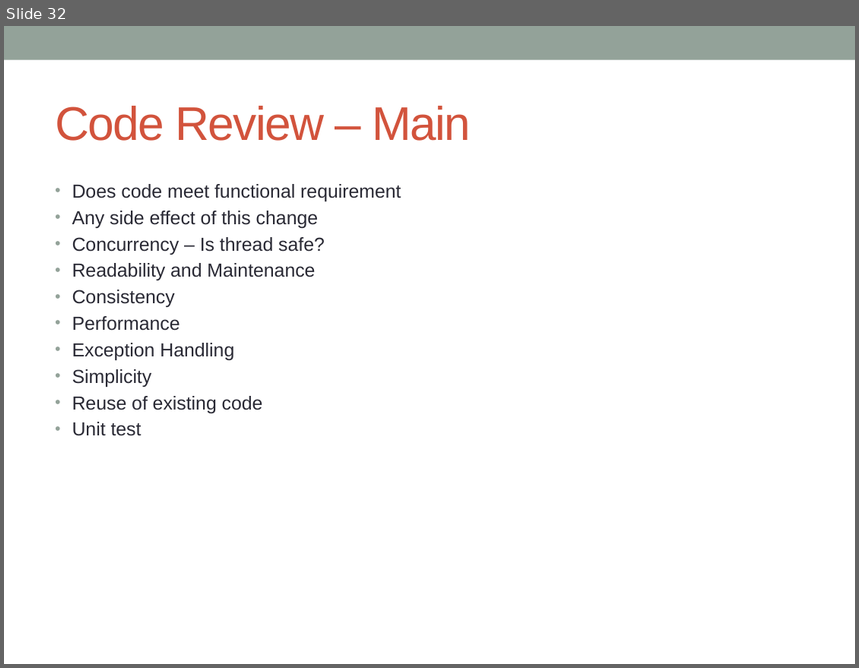
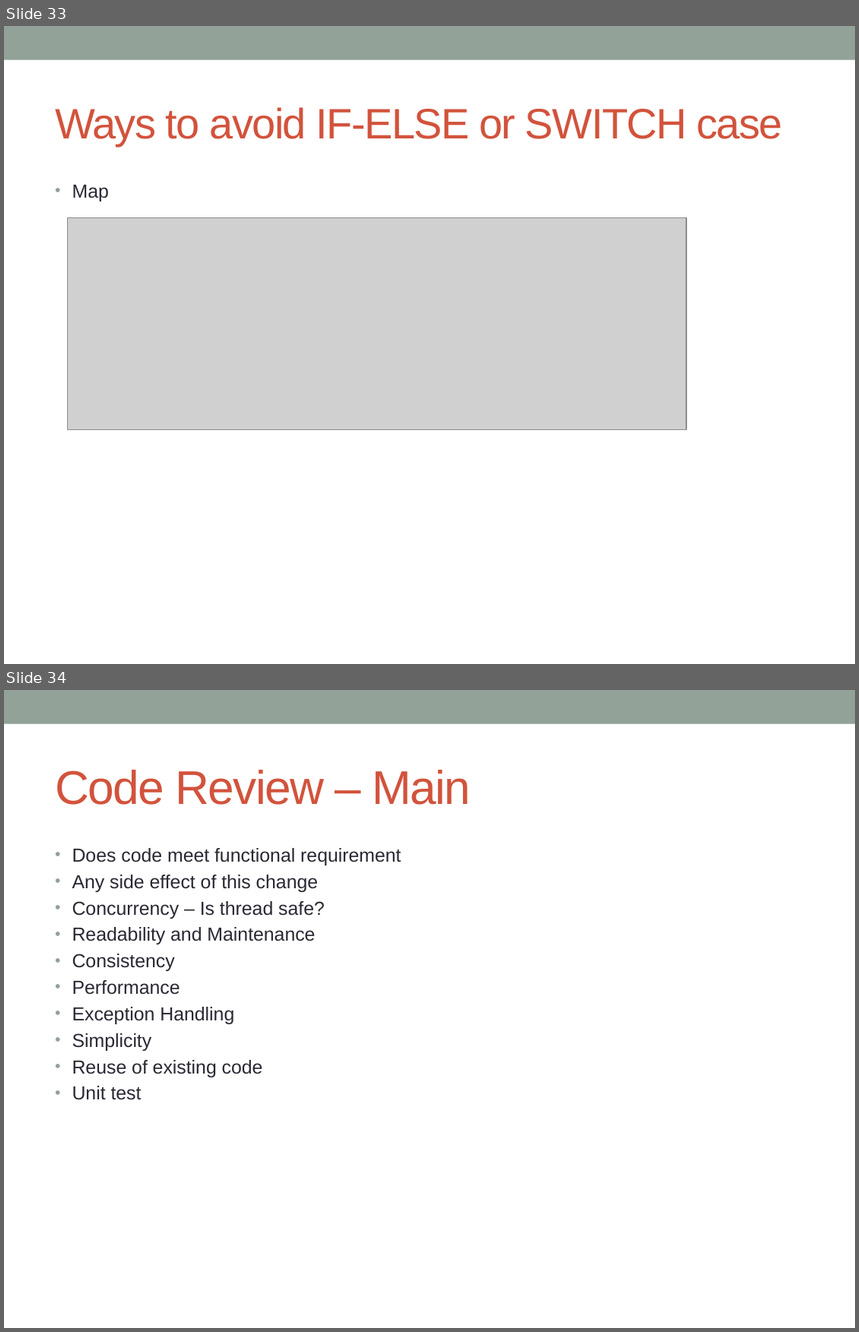
Before and after one commit to notionquest/ProjectDocumentation, a slide deck: CoreJava.pptx. Shown one above the other, each under a label of ours: slide 32 before the commit, slides 33 and 34 after it. The pictures are 859x668 and 859x1332 pixels, drawn with LibreOffice and Linux fonts; fonts in the diff are those of the drawing; grey boxes stand for pictures. Boxes give left, top, right and bottom in pixels: in the first picture for what was removed or moved away, otherwise in the second. Text is boxed around its words. In the diff, an @@ line names an element or a change of style, - is before the commit and + after.

Commit message:
Ways to avoid if/else or switch case

```diff
--- a/CoreJava.pptx
+++ b/CoreJava.pptx
@@ slide 33 added at (x1=4, y1=26, x2=855, y2=664), background #FFFFFF; not listed: 1 template element that a slide beside it also shows @@
@@ title added at (x1=55, y1=107, x2=783, y2=146), 36 pt, text #D2533C @@
+Ways to avoid IF-ELSE or SWITCH case
@@ text added at (x1=72, y1=185, x2=109, y2=202), 16 pt, text #292934 @@
+• Map
@@ picture added at (x1=68, y1=218, x2=686, y2=430) @@
@@ what was slide 32 is now slide 34 @@
```
Also in this commit, not shown: 1 slide changed, 1 other slide added.
